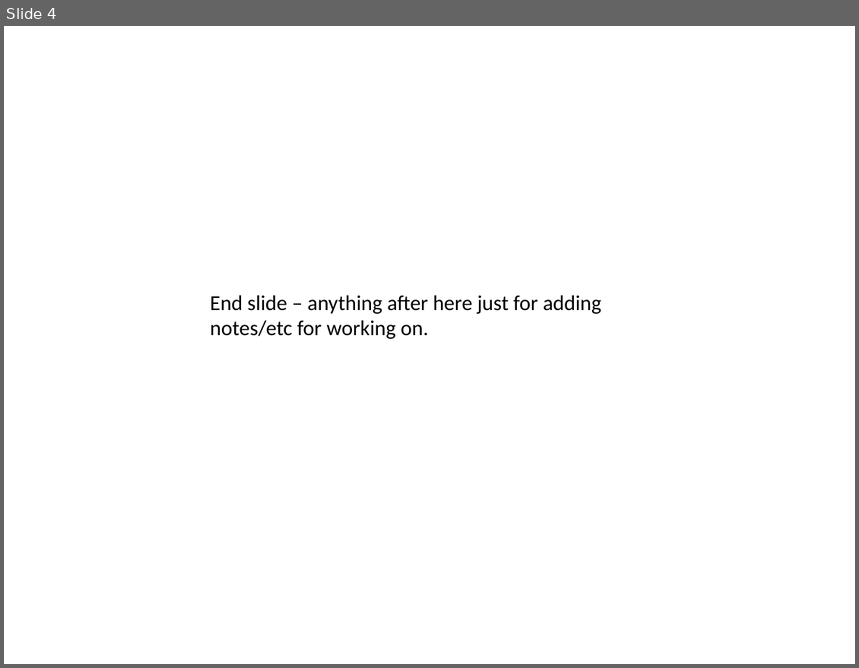
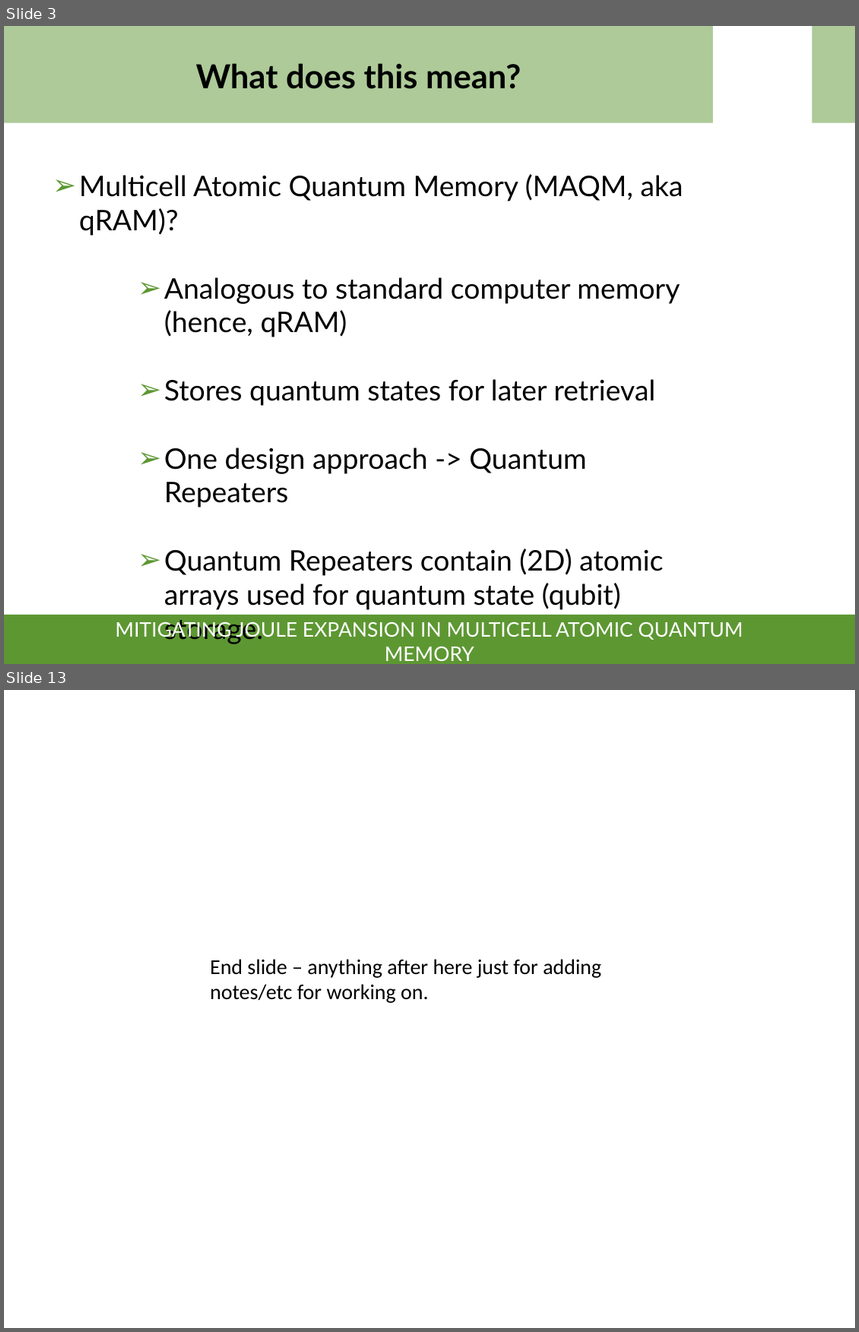
Before and after one commit to lrussell676/PH551_Group_Files, a slide deck: Main_Talk.pptx. Shown one above the other, each under a label of ours: slide 4 before the commit, slides 3 and 13 after it; the slides between them are not shown. The pictures are 859x668 and 859x1332 pixels, drawn with LibreOffice and Linux fonts; fonts in the diff are those of the drawing; background and template pictures are left out. Boxes give left, top, right and bottom in pixels: in the first picture for what was removed or moved away, otherwise in the second. Text is boxed around its words. In the diff, an @@ line names an element or a change of style, - is before the commit and + after.

```diff
--- a/Main_Talk.pptx
+++ b/Main_Talk.pptx
@@ slide 3 added at box(4, 26, 855, 664), background picture (left out) @@
@@ rectangle added at box(4, 26, 713, 123), fill #5D9732 at 50% opacity @@
@@ rectangle added at box(812, 26, 855, 123), fill #5D9732 at 50% opacity @@
@@ title added at box(196, 63, 521, 89), 28 pt, text #000000, bold @@
+What does this mean?
@@ text added at box(79, 174, 683, 645), 24 pt, text #000000 @@
+➢ Multicell Atomic Quantum Memory (MAQM, aka qRAM)?
+    ➢ Analogous to standard computer memory (hence, qRAM)
+    ➢ Stores quantum states for later retrieval
+    ➢ One design approach -> Quantum Repeaters
+    ➢ Quantum Repeaters contain (2D) atomic arrays used for quantum state (qubit) storage.
@@ rectangle added at box(4, 615, 855, 664), fill #5D9732 @@
@@ subtitle added at box(115, 620, 743, 661), 17 pt, text #FFFFFF @@
+MITIGATING JOULE EXPANSION IN MULTICELL ATOMIC QUANTUM MEMORY
@@ what was slide 4 is now slide 13 @@
```
Also in this commit, not shown: 3 slides changed, 10 other slides added, 1 slide removed.
